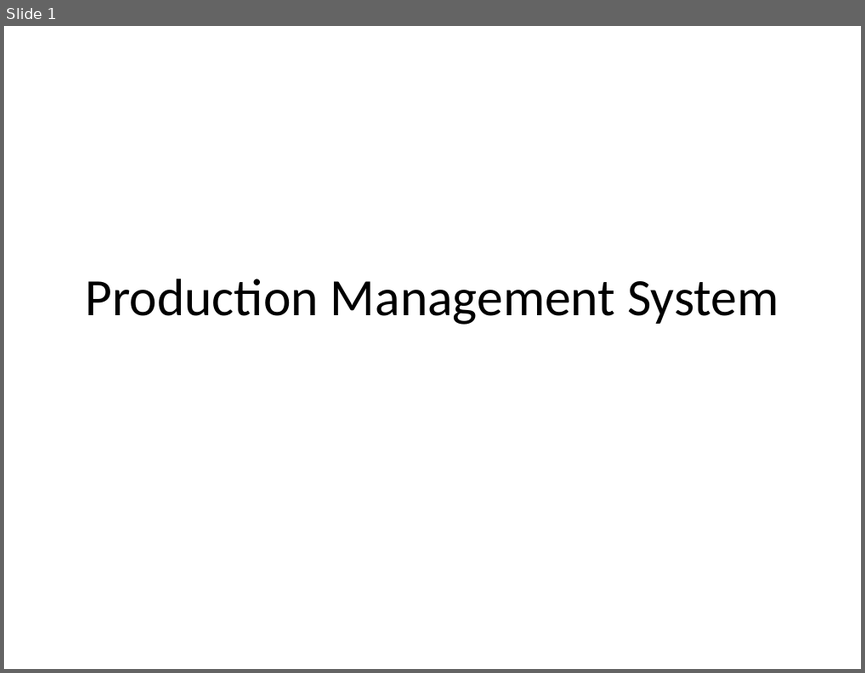
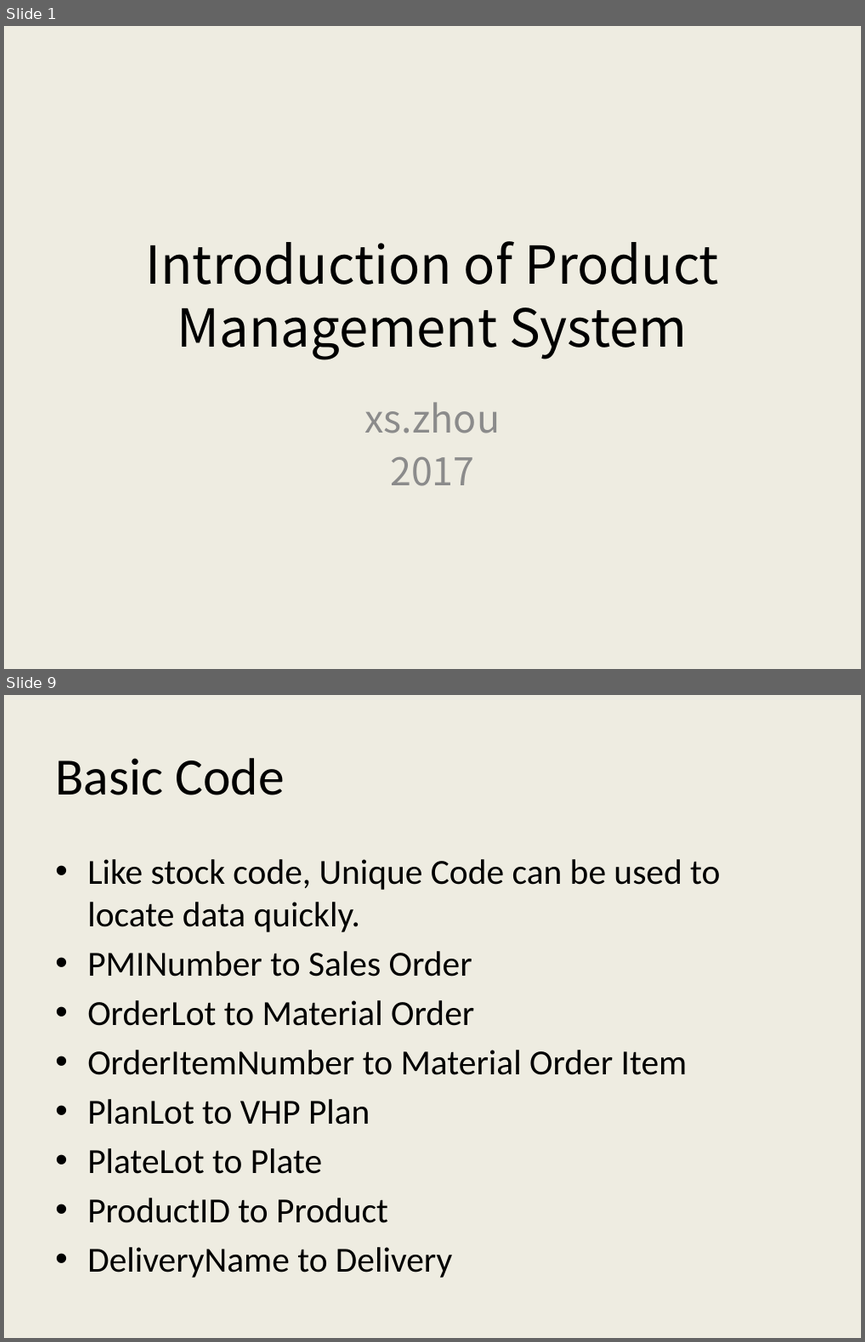
Before and after one commit to AlecSPb/PMS, a slide deck: PMSClient/Resource/Files/pmshelp_en.pptx. Shown one above the other, each under a label of ours: slide 1 before the commit, slides 1 and 9 after it; the slides between them are not shown. The pictures are 865x673 and 865x1342 pixels, drawn with LibreOffice and Linux fonts; fonts in the diff are those of the drawing. Boxes give left, top, right and bottom in pixels: in the first picture for what was removed or moved away, otherwise in the second. Text is boxed around its words. In the diff, an @@ line names an element or a change of style, - is before the commit and + after.

```diff
--- a/PMSClient/Resource/Files/pmshelp_en.pptx
+++ b/PMSClient/Resource/Files/pmshelp_en.pptx
@@ slide 9 added at (4, 695, 861, 1338), background #EEECE1 @@
@@ title added at (55, 758, 284, 795), 44 pt, text #000000 @@
+Basic Code
@@ text added at (87, 859, 720, 1277), 29.6 pt, text #000000 @@
+• Like stock code, Unique Code can be used to locate data quickly.
+• PMINumber to Sales Order
+• OrderLot to Material Order
+• OrderItemNumber to Material Order Item
+• PlanLot to VHP Plan
+• PlateLot to Plate
+• ProductID to Product
+• DeliveryName to Delivery
@@ slide 1 changed as well @@
@@ background #FFFFFF to #EEECE1 @@
@@ title at (145, 241, 719, 360): text changed; font Calibri to Noto Sans CJK SC @@
-Production Management System
+Introduction of Product Management System
@@ subtitle added at (365, 402, 500, 486), 32 pt, text #8C8C8C @@
+xs.zhou
+2017
```
Also in this commit, not shown: 1 other slide changed, 11 other slides added, 10 slides removed, 1 other file.
